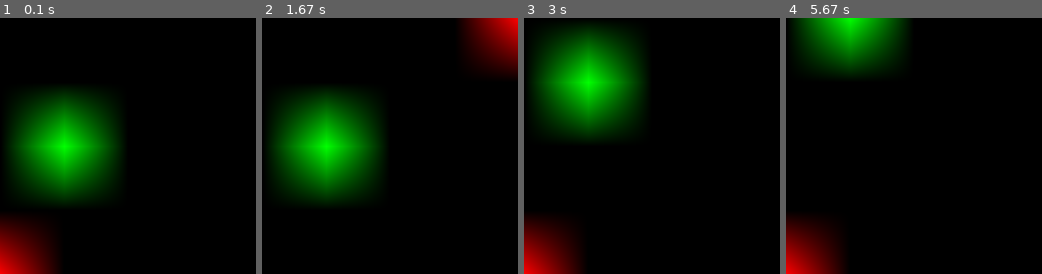
Above: before the commit, frames 1-4 (left to right).
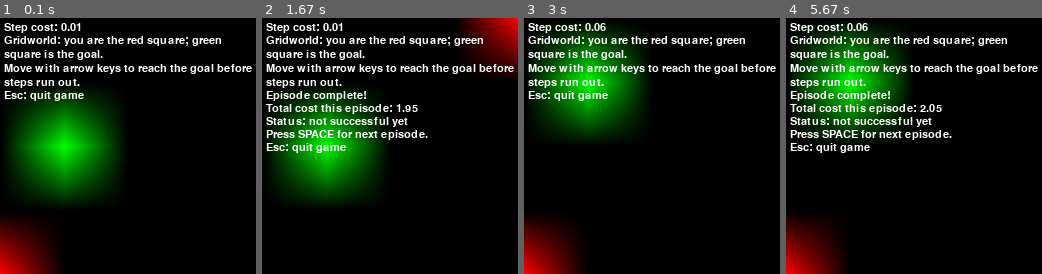
Above: after the commit, the same moments.

Repository: keyboardAnt/tiny-mem-gym
Game: pygame game, started from examples/play_env_pygame.py
Two runs of this game, one before a commit and one after it. Both use one fixed random seed, a clock stepped at 60 frames per second and the inputs below.
Inputs:
- Up to frame 1 (0.1 s): no input
- Up to frame 2 (1.67 s): hold Right 0.33-0.8 s; hold Up 0.83-1.13 s; hold Right 1.17-1.63 s
- Up to frame 3 (3 s): tap Space at 1.67 s; hold Left 2-2.53 s; hold Left from 2.9 s (still down)
- Up to frame 4 (5.67 s): release Left at 3.3 s; tap Space at 3.73 s; hold Right 4.07-4.7 s; hold Down 4.73-5.1 s; hold Left 5.13-5.6 s

The runs differ from the first frame. In frame 1, 5.3% of the frame differs, in the area x 1-99%, y 1-33%; in frame 2, 9.1%; in frame 3, 5.3%; in frame 4, 21%, in the area x 1-99%, y 0-53%.

Commit message:
Add HUD and text wrapping to play_env_pygame.py for improved user experience. Enhance TinyMemoryBanditEnv and SequenceRecallEnv with last action and reward feedback for better interaction. Update rendering logic to visually indicate outcomes and progress.

Diff:
--- a/examples/play_env_pygame.py
+++ b/examples/play_env_pygame.py
@@ -64,6 +64,26 @@
     return int(env.action_space.sample())
 
 
+def _wrap_text(line: str, font: pygame.font.Font, max_width: int) -> list[str]:
+    """Wrap a single line of text to fit within max_width pixels.
+
+    This keeps instructions readable even in small windows.
+    """
+    words = line.split(" ")
+    lines: list[str] = []
+    current = ""
+    for word in words:
+        candidate = f"{current} {word}".strip()
+        if current and font.size(candidate)[0] > max_width:
+            lines.append(current)
+            current = word
+        else:
+            current = candidate
+    if current:
+        lines.append(current)
+    return lines
+
+
 def main(argv: list[str] | None = None) -> None:
     parser = argparse.ArgumentParser(description="Play tiny-mem-gym envs with the keyboard.")
     parser.add_argument(
@@ -79,13 +99,17 @@
     env = make_env(args.env)
 
     obs, info = env.reset()
+    reward: float = 0.0
+    episode_done = False
 
     pygame.init()
+    pygame.font.init()
     # Use a modest default window size and scale the frame to fit.
     window_width, window_height = 256, 256
     screen = pygame.display.set_mode((window_width, window_height))
     pygame.display.set_caption(f"tiny-mem-gym: {env.__class__.__name__}")
     clock = pygame.time.Clock()
+    font = pygame.font.Font(None, 16)
 
     running = True
     while running:
@@ -98,9 +122,20 @@
             running = False
             continue
 
-        action = select_action(env, keys)
+        # If an episode has finished, wait for SPACE before starting the next
+        # one so humans have time to read the outcome.
+        if episode_done and keys[pygame.K_SPACE]:
+            obs, info = env.reset()
+            reward = 0.0
+            episode_done = False
 
-        obs, reward, terminated, truncated, info = env.step(action)
+        if not episode_done:
+            action = select_action(env, keys)
+            obs, reward, terminated, truncated, info = env.step(action)
+            episode_done = terminated or truncated
+        else:
+            terminated = False
+            truncated = False
 
         # Render current frame and display in the window.
         frame = env.render()  # H x W x 3 uint8
@@ -108,10 +143,43 @@
         surf = pygame.surfarray.make_surface(frame.swapaxes(0, 1))
         surf = pygame.transform.smoothscale(surf, (window_width, window_height))
         screen.blit(surf, (0, 0))
+
+        # Overlay simple HUD with cost and controls to make the games
+        # understandable and fun for humans.
+        display_cost = -float(reward)
+        hud_lines = []
+        hud_lines.append(f"Step cost: {display_cost:.2f}")
+        if isinstance(env, TinyMemoryBanditEnv):
+            hud_lines.append("Bandit: at the start one green column flashes = winning arm.")
+            hud_lines.append("Press 1-4 to choose an arm; middle strip green = correct, red = miss.")
+        elif isinstance(env, SequenceRecallEnv):
+            hud_lines.append(
+                f"Sequence (n-back={getattr(env, 'n_back', 1)}): "
+                "blue = watch the color sequence (no keys)."
+            )
+            hud_lines.append("Yellow = answer: press 1-4 for the color from n steps ago; bottom bar green = correct.")
+        elif isinstance(env, TinyPOGridworldEnv):
+            hud_lines.append("Gridworld: you are the red square; green square is the goal.")
+            hud_lines.append("Move with arrow keys to reach the goal before steps run out.")
+        if episode_done:
+            total_cost = -float(info.get("cumulative_reward", 0.0))
+            success = bool(info.get("success"))
+            hud_lines.append("Episode complete!")
+            hud_lines.append(f"Total cost this episode: {total_cost:.2f}")
+            hud_lines.append(f"Status: {'success' if success else 'not successful yet'}")
+            hud_lines.append("Press SPACE for next episode.")
+
+        hud_lines.append("Esc: quit game")
+
+        y = 4
+        max_text_width = window_width - 8
+        for base_line in hud_lines:
+            for line in _wrap_text(base_line, font, max_text_width):
+                text_surf = font.render(line, True, (255, 255, 255))
+                screen.blit(text_surf, (4, y))
+                y += text_surf.get_height() + 2
+
         pygame.display.flip()
-
-        if terminated or truncated:
-            obs, info = env.reset()
 
         clock.tick(30)
 
--- a/src/tiny_mem_gym/envs/memory_bandit.py
+++ b/src/tiny_mem_gym/envs/memory_bandit.py
@@ -57,6 +57,7 @@
         self._timestep: int = 0
         self._last_reward: float = 0.0
         self._cumulative_reward: float = 0.0
+        self._last_action: int | None = None
 
     def reset(
         self, *, seed: int | None = None, options: Dict[str, Any] | None = None
@@ -68,6 +69,7 @@
         self._timestep = 0
         self._last_reward = 0.0
         self._cumulative_reward = 0.0
+        self._last_action = None
 
         obs = self._get_obs()
         info = {
@@ -85,7 +87,8 @@
 
         terminated = False
 
-        reward = 1.0 if int(action) == int(self._rewarding_arm) else 0.0
+        self._last_action = int(action)
+        reward = 1.0 if self._last_action == int(self._rewarding_arm) else 0.0
         self._last_reward = reward
         self._cumulative_reward += reward
         self._timestep += 1
@@ -129,14 +132,27 @@
             intensity = int(255 * float(cue[i]))
             frame[:, x0:x1, 1] = intensity  # green channel
 
+            # Highlight the last chosen arm with a blue border to make
+            # interaction more obvious for humans.
+            if self._last_action is not None and i == self._last_action:
+                frame[:5, x0:x1, :] = np.array([0, 0, 255], dtype=np.uint8)
+                frame[-5:, x0:x1, :] = np.array([0, 0, 255], dtype=np.uint8)
+
         # Draw a horizontal progress bar at the bottom.
         prog_width = int(width * max(0.0, min(1.0, progress)))
         if prog_width > 0:
             frame[-5:, :prog_width, :] = np.array([0, 0, 255], dtype=np.uint8)
 
-        # Flash red at the top when the last reward was positive.
+        # Flash green strip in the middle when the last reward was positive,
+        # and red when it was zero, so human players instantly see the outcome.
         if last_reward > 0.0:
-            frame[:5, :, :] = np.array([255, 0, 0], dtype=np.uint8)
+            frame[height // 2 - 2 : height // 2 + 2, :, :] = np.array(
+                [0, 255, 0], dtype=np.uint8
+            )
+        else:
+            frame[height // 2 - 2 : height // 2 + 2, :, :] = np.array(
+                [120, 0, 0], dtype=np.uint8
+            )
 
         return frame
 
--- a/src/tiny_mem_gym/envs/sequence_recall.py
+++ b/src/tiny_mem_gym/envs/sequence_recall.py
@@ -72,6 +72,7 @@
         self._sequence: np.ndarray | None = None
         self._timestep: int = 0
         self._cumulative_reward: float = 0.0
+        self._last_reward: float = 0.0
 
     def reset(
         self, *, seed: int | None = None, options: Dict[str, Any] | None = None
@@ -84,6 +85,7 @@
         )
         self._timestep = 0
         self._cumulative_reward = 0.0
+        self._last_reward = 0.0
 
         obs = self._get_obs()
         info = {
@@ -124,6 +126,7 @@
                 predicted_match = bool(int(action) == 1)
                 reward = 1.0 if predicted_match == is_match else 0.0
 
+        self._last_reward = reward
         self._cumulative_reward += reward
         self._timestep += 1
 
@@ -160,9 +163,9 @@
 
         # Background color encodes phase: blue for presentation, yellow for query.
         if phase_flag < 0.5:
-            frame[:, :, :] = np.array([0, 0, 40], dtype=np.uint8)
-        else:
-            frame[:, :, :] = np.array([40, 40, 0], dtype=np.uint8)
+            frame[:, :, :] = np.array([0, 0, 60], dtype=np.uint8)
+        else:
+            frame[:, :, :] = np.array([80, 80, 0], dtype=np.uint8)
 
         # Color palette for symbols (cycled).
         palette = [
@@ -176,8 +179,24 @@
             x0 = i * width_per_symbol
             x1 = x0 + width_per_symbol
             color = palette[i % len(palette)]
+            # Draw all symbols as faint bars so humans know how many options
+            # there are, and highlight the current one strongly.
+            frame[12:-12, x0 + 6 : x1 - 6, :] = (color * 0.2).astype(np.uint8)
             if i == symbol_idx:
                 frame[8:-8, x0 + 4 : x1 - 4, :] = color
+
+        # Add a feedback strip at the bottom: bright green when last answer was
+        # correct, dark red otherwise.
+        if self._last_reward > 0.0:
+            frame[-6:, :, :] = np.array([0, 200, 0], dtype=np.uint8)
+        else:
+            frame[-6:, :, :] = np.array([80, 0, 0], dtype=np.uint8)
+
+        # Simple progress indicator at the top based on timestep.
+        progress = min(1.0, self._timestep / float(self.max_episode_steps or 1))
+        prog_width = int(width * progress)
+        if prog_width > 0:
+            frame[:4, :prog_width, :] = np.array([255, 255, 255], dtype=np.uint8)
 
         return frame
 
